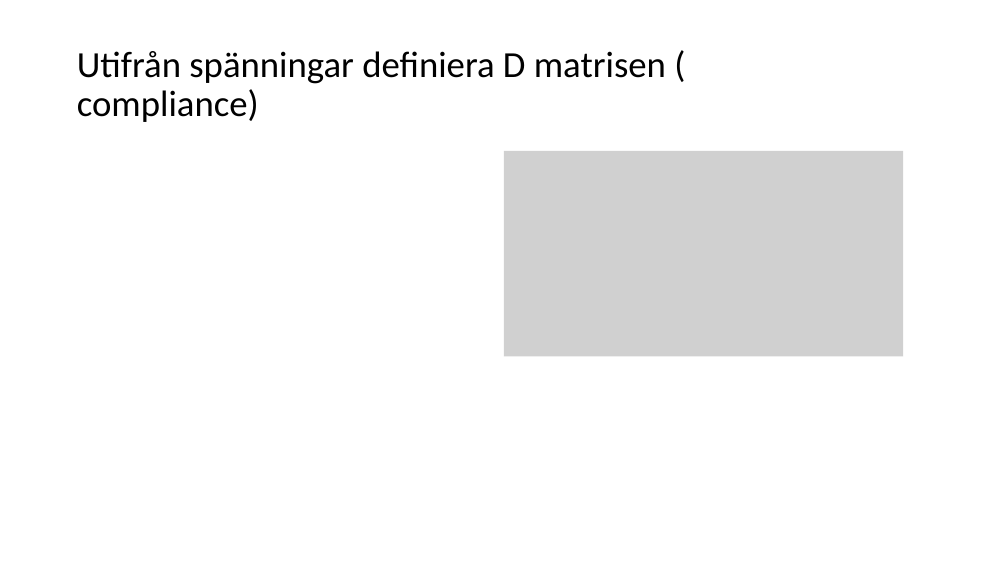
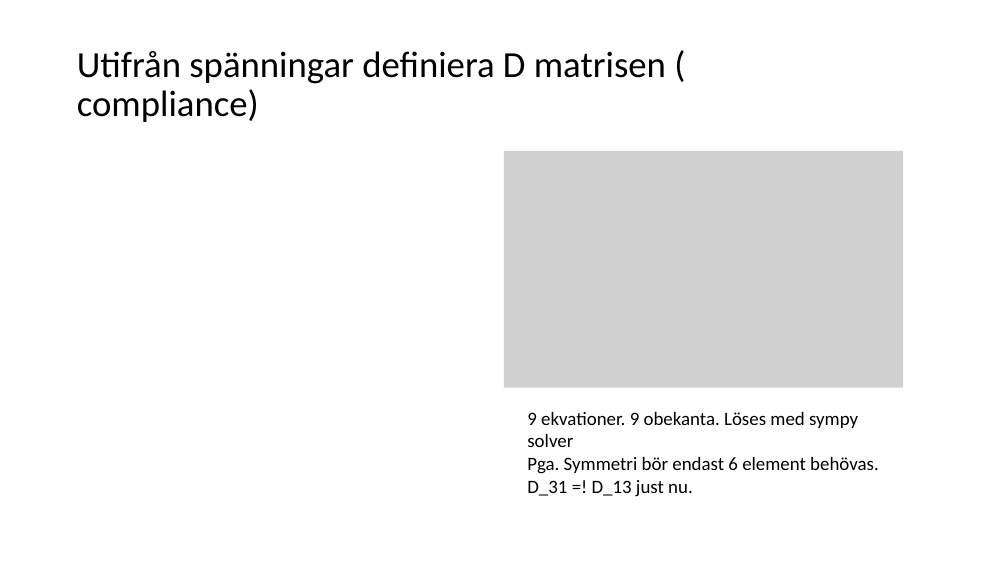
Before and after one commit to gurrajo/phaseField, a slide deck: slide 6 of docs/Möte 04-26.pptx. Drawn at 1008x567 pixels with LibreOffice and Linux fonts; fonts in the diff are those of the drawing; grey boxes stand for pictures. Boxes give left, top, right and bottom in pixels: in the first picture for what was removed or moved away, otherwise in the second. Text is boxed around its words. In the diff, an @@ line names an element or a change of style, - is before the commit and + after.

```diff
--- a/docs/Möte 04-26.pptx
+++ b/docs/Möte 04-26.pptx
@@ picture: place and size @@
-picture at box(504, 151, 904, 357)
+picture at box(504, 151, 904, 388)
@@ text added at box(527, 412, 879, 497), 18 pt, text #000000 @@
+9 ekvationer. 9 obekanta. Löses med sympy solver
+Pga. Symmetri bör endast 6 element behövas.
+D_31 =! D_13 just nu.
```
Also in this commit, not shown: 3 other slides changed, 1 slide added.
